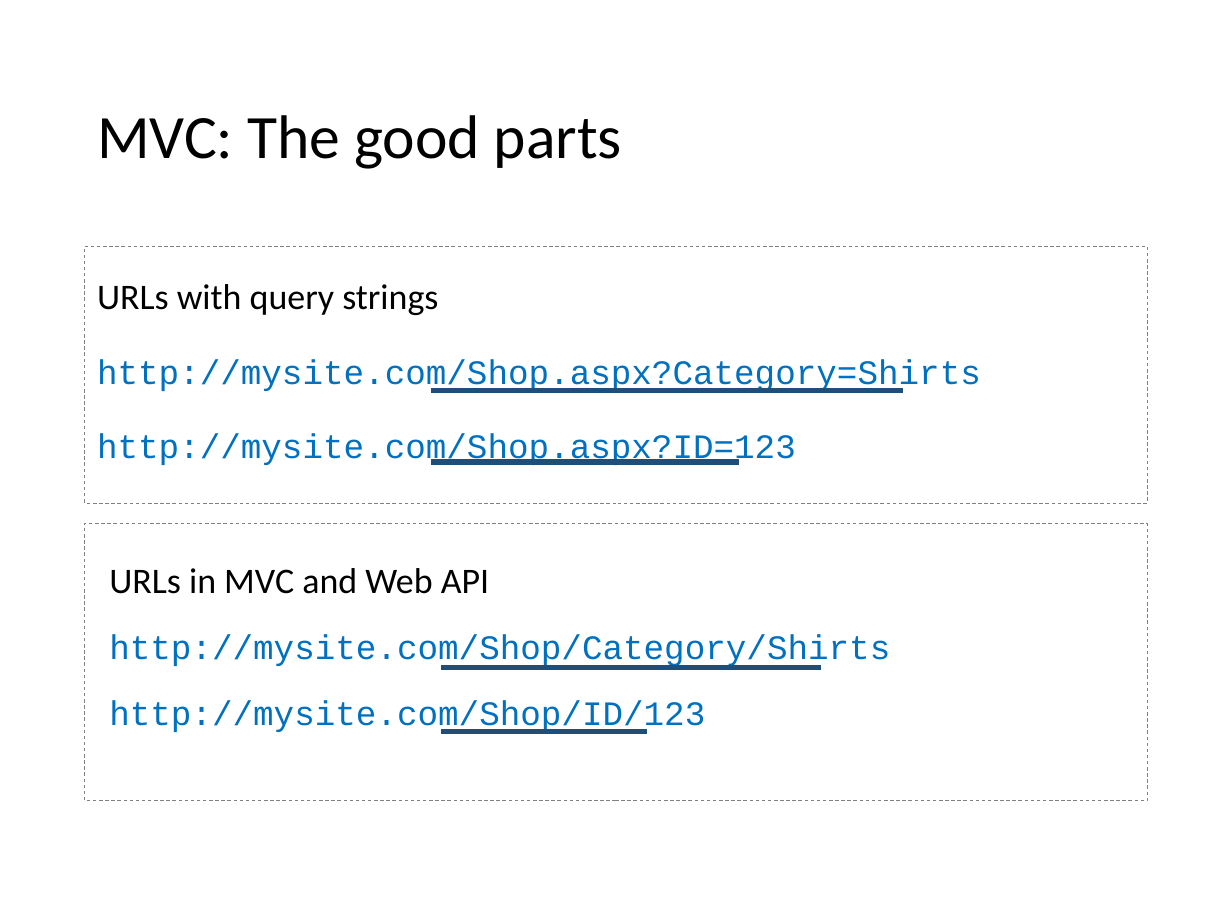
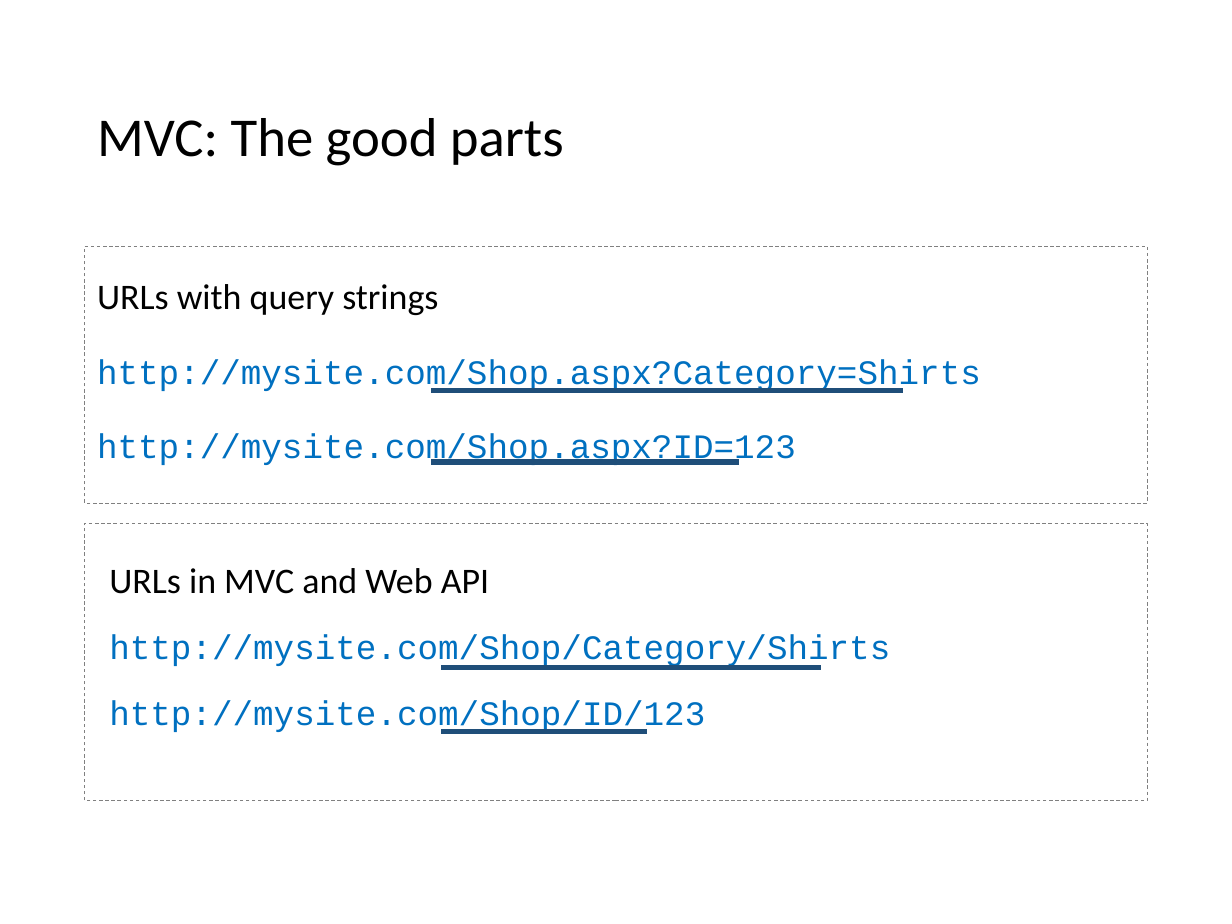
Before and after one commit to VolareSoftware/Presentations, a slide deck: slide 27 of Intro to MVC and Web API - Denver Dev Days/Introduction to MVC and Web API.pptx. Drawn at 1232x924 pixels with LibreOffice and Linux fonts; fonts in the diff are those of the drawing. Boxes give left, top, right and bottom in pixels: in the first picture for what was removed or moved away, otherwise in the second. Text is boxed around its words. In the diff, an @@ line names an element or a change of style, - is before the commit and + after.

```diff
--- a/Intro to MVC and Web API - Denver Dev Days/Introduction to MVC and Web API.pptx
+++ b/Intro to MVC and Web API - Denver Dev Days/Introduction to MVC and Web API.pptx
@@ title "MVC: The good parts" at [97, 118, 564, 166]: size 36 to 32 pt @@
```
Also in this commit, not shown: 7 other slides changed.
